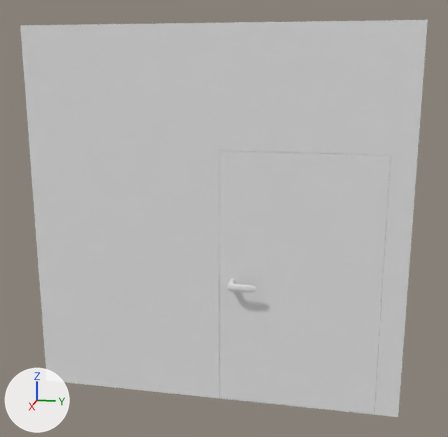
What one commit did to the FBX model Assets/FBX/Normal Door.fbx.
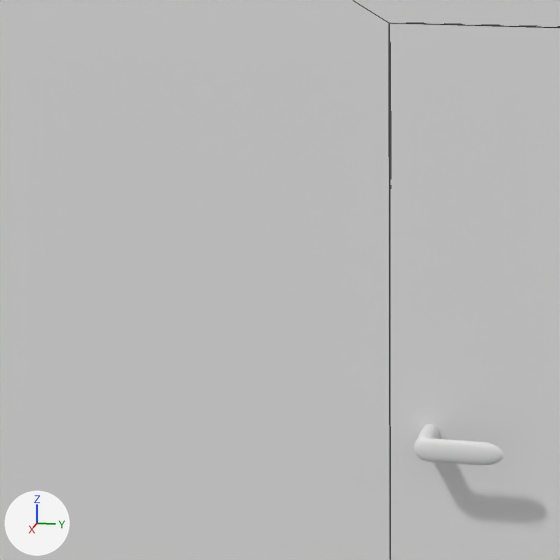
Old and new are each drawn whole from a camera (50 mm lens) standing at (0.534, 0.838, 0.899) and looking at (-1.007, 0.529, 0.514) and again close up on the part from 21% to 61% of the width and 33% to 74% of the height. Arrows for +X, +Y and +Z are at lower left; the lights stay in place. The close-ups show mesh edges as thin lines. Where no turn or scale is listed for an object, it has been applied to the vertices.

Objects in the first close-up: 'Front Wall', 'Front Wall.001', 'Front Wall.003'.
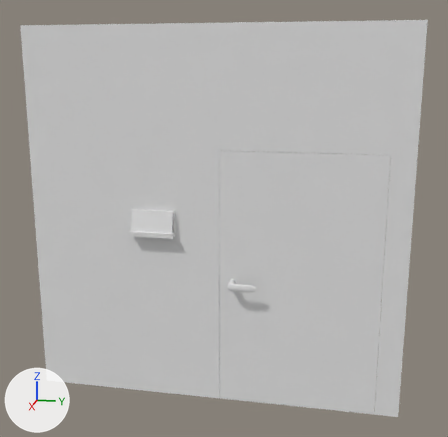
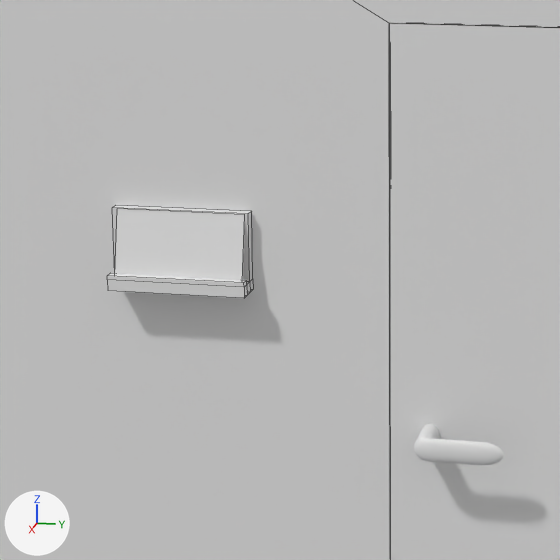
Commit message: Add Door Name Tags

Changed parts and their boxes (x1, y1, x2, y2) in the close-ups (560 x 560 px):
'Name Tag.001', added: after (115, 210, 245, 281)
'Name Tag Holder.001', added: after (107, 205, 253, 298)

What changed in the scene script:
```text
Add me_cube_002:
    me_cube_002.from_pydata(...)  # 24 vertices, 22 faces; spans x -0.0005..0.0268, y -0.0598..0.0598, z -0.0386..0.0293
Add me_plane_001:
    me_plane_001.from_pydata([(0.0056, 0.056, -0.0279), (-0.0056, 0.056, 0.0279), (0.0056, -0.056, -0.0279), (-0.0056, -0.056, 0.0279)], [], [(0, 1, 3, 2)])
Add ob_name_tag_holder_001:
    ob_name_tag_holder_001 = bpy.data.objects.new('Name Tag Holder.001', me_cube_002)
    ob_name_tag_holder_001.location = (-0.9961, 0.3412, 0.5007)
Add ob_name_tag_001:
    ob_name_tag_001 = bpy.data.objects.new('Name Tag.001', me_plane_001)
    ob_name_tag_001.location = (-0.9816, 0.3418, 0.5012)
```
